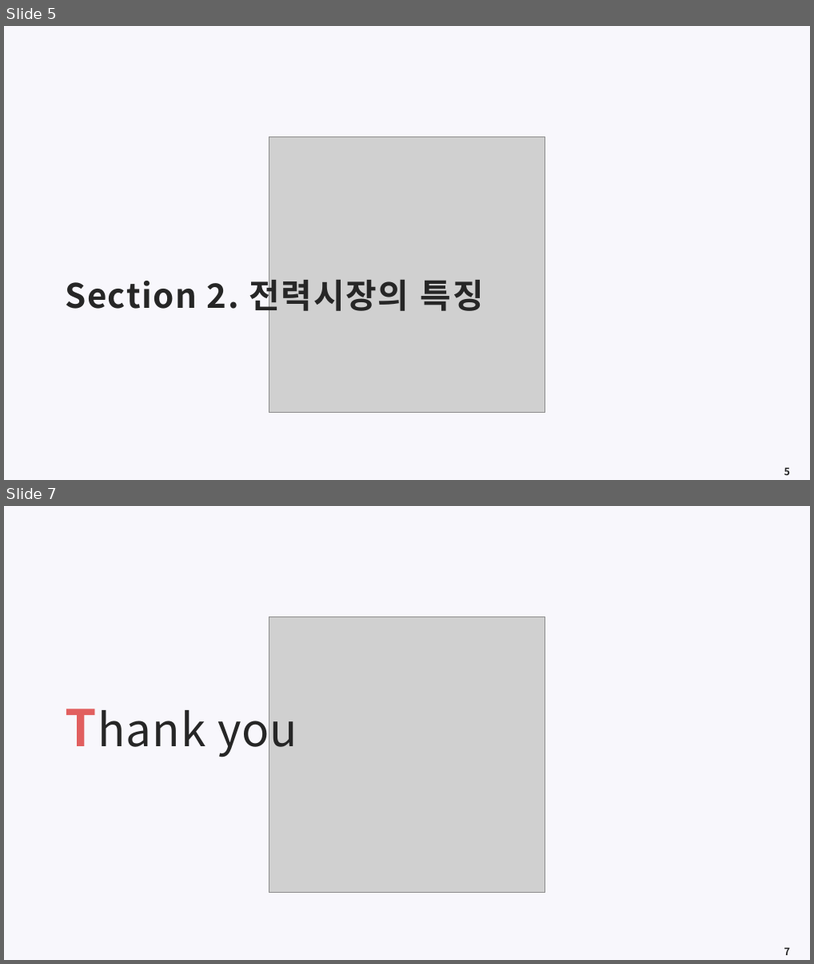
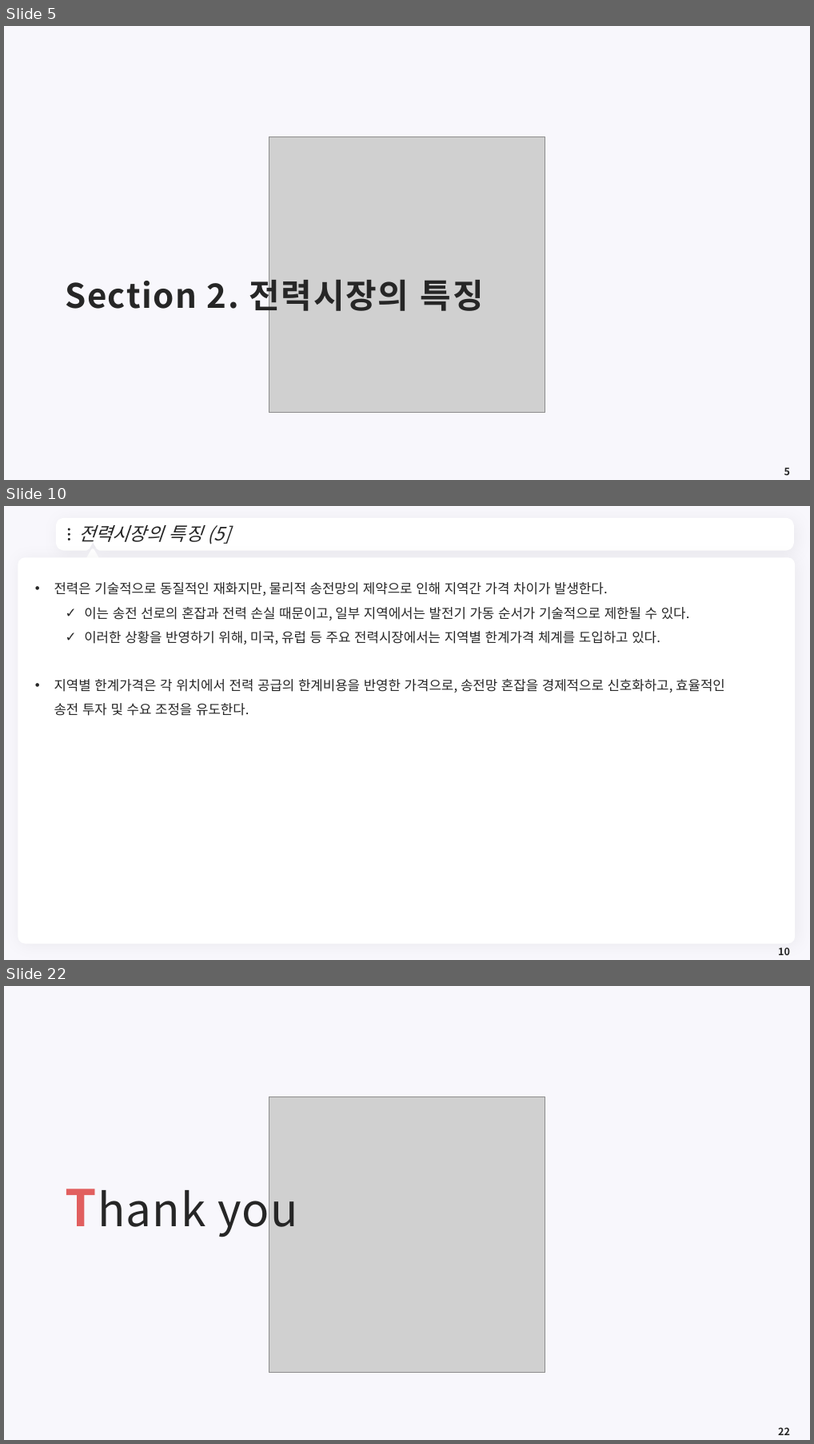
Before and after one commit to meandthey/Teaching, a slide deck: 에너지경제학/자원에너지경제학_Chapter_7 (전력시장).pptx. Shown one above the other, each under a label of ours: slides 5 and 7 before the commit, slides 5, 10 and 22 after it; the slides between them are not shown. The pictures are 814x964 and 814x1444 pixels, drawn with LibreOffice and Linux fonts; fonts in the diff are those of the drawing; grey boxes stand for pictures; background and template pictures are left out. Boxes give left, top, right and bottom in pixels: in the first picture for what was removed or moved away, otherwise in the second. Text is boxed around its words. In the diff, an @@ line names an element or a change of style, - is before the commit and + after.

```diff
--- a/에너지경제학/자원에너지경제학_Chapter_7 (전력시장).pptx
+++ b/에너지경제학/자원에너지경제학_Chapter_7 (전력시장).pptx
@@ slide 10 added at (x1=4, y1=506, x2=810, y2=960), background #F8F7FC @@
@@ freeform shape added at (x1=59, y1=521, x2=792, y2=548), fill #FFFFFF, outline #FFFFFF 7.25 pt @@
@@ ellipse added at (x1=68, y1=528, x2=70, y2=531), fill #262626 @@
@@ title added at (x1=78, y1=525, x2=230, y2=544), 22 pt, text #262626, italic @@
+전력시장의 특징 (5]
@@ ellipse added at (x1=68, y1=533, x2=70, y2=536), fill #262626 @@
@@ ellipse added at (x1=68, y1=538, x2=70, y2=540), fill #262626 @@
@@ triangle added at (x1=86, y1=550, x2=99, y2=562), fill #FFFFFF, outline #FFFFFF 3.75 pt @@
@@ freeform shape added at (x1=775, y1=530, x2=782, y2=540), fill #FFFFFF @@
@@ rounded rectangle added at (x1=18, y1=557, x2=796, y2=944), fill #FFFFFF @@
@@ text added at (x1=54, y1=582, x2=726, y2=716), 16 pt, text #262626 @@
+• 전력은 기술적으로 동질적인 재화지만, 물리적 송전망의 제약으로 인해 지역간 가격 차이가 발생한다.
+  ✓ 이는 송전 선로의 혼잡과 전력 손실 때문이고, 일부 지역에서는 발전기 가동 순서가 기술적으로 제한될 수 있다.
+  ✓ 이러한 상황을 반영하기 위해, 미국, 유럽 등 주요 전력시장에서는 지역별 한계가격 체계를 도입하고 있다.
+• 지역별 한계가격은 각 위치에서 전력 공급의 한계비용을 반영한 가격으로, 송전망 혼잡을 경제적으로 신호화하고, 효율적인 송전 투자 및 수요 조정을 유도한다.
@@ page number added at (x1=778, y1=947, x2=790, y2=955), 12 pt, text #262626, bold @@
+10
@@ what was slide 7 is now slide 22 @@
@@ page number at (x1=778, y1=1427, x2=790, y2=1435): text changed @@
-7
+22
```
Also in this commit, not shown: 1 slide changed, 14 other slides added.
